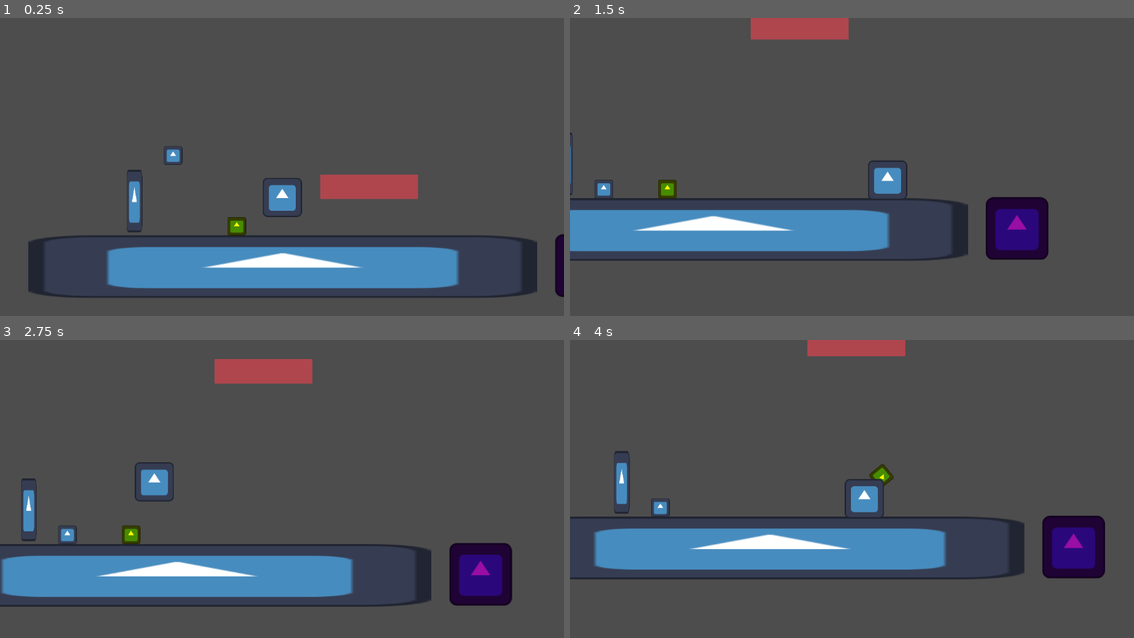
Above: before the commit, frames 1-4 (two rows, left to right).
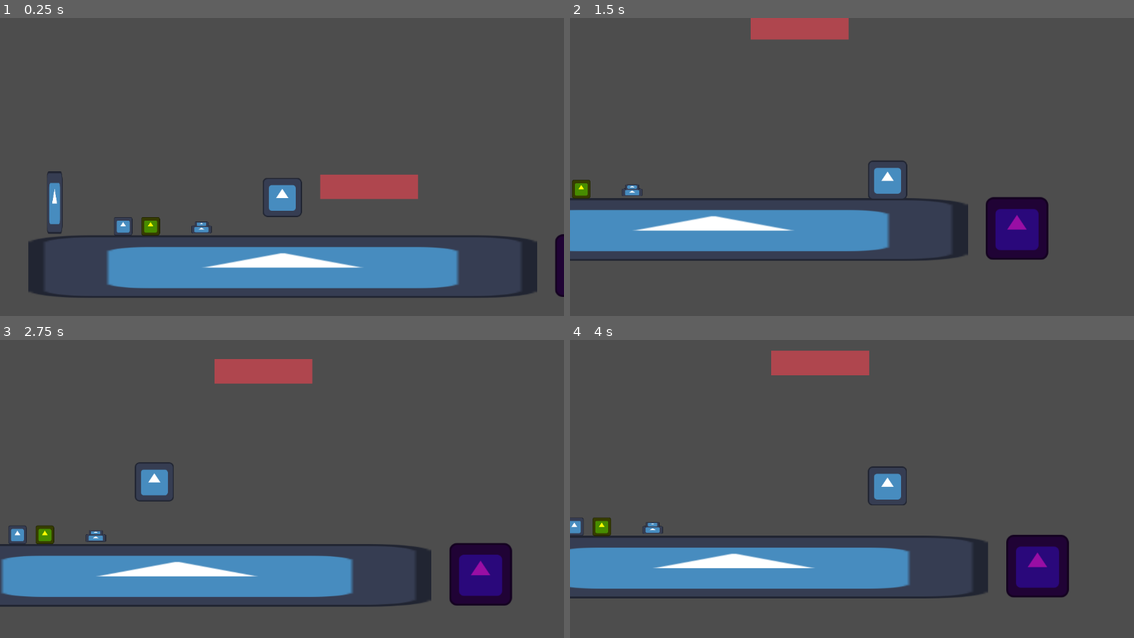
Above: after the commit, the same moments.

Repository: Monczak/warsztatyletni2025
Game: Godot game, scene res://src/Root.tscn
Same seed, same stepped clock (60 frames per second), same inputs: the game is played once before the commit and once after it. The engine's default icon, where the game draws it, is replaced by a stand-in: a white triangle on a blue panel in a dark square.
Inputs:
- Up to frame 1 (0.25 s): no input
- Up to frame 2 (1.5 s): hold Right (MoveRight) from 0.53 s (still down); tap Z (Interact) at 0.6, 1.35 s; tap Up (Jump) at 0.77 s
- Up to frame 3 (2.75 s): tap Up (Jump) at 1.52 s; release Right (MoveRight) at 2.03 s; hold Left (MoveLeft) from 2.03 s (still down); tap Z (Interact) at 2.1 s
- Up to frame 4 (4 s): release Left (MoveLeft) at 2.78 s; hold Right (MoveRight) from 2.78 s (still down); tap Z (Interact) at 2.85, 3.6 s; tap Up (Jump) at 3.02, 3.77 s

The runs differ from the first frame. In frame 1, 1.5% of the frame differs, in the area x 8-44%, y 43-73%; in frame 2, 0.7%; in frame 3, 1.1%; in frame 4, 19%, in the area x 0-95%, y 0-87%.

Commit message:
Add buttons

Diff:
--- a/src/Level.tscn
+++ b/src/Level.tscn
@@ -7,20 +7,19 @@
 [ext_resource type="PackedScene" uid="uid://qny4rb3ykp28" path="res://src/objects/Goo.tscn" id="5_t53vl"]
 [ext_resource type="PackedScene" uid="uid://b4xunxy4vkl0s" path="res://src/sosivo/prefabs/MovingPlatform.tscn" id="6_3ui4n"]
 [ext_resource type="PackedScene" uid="uid://ccmq77qe4la" path="res://src/objects/PeriodicTimer.tscn" id="7_8ss7w"]
-[ext_resource type="Script" path="res://src/resources/TimerConnection.gd" id="8_sslmq"]
 [ext_resource type="PackedScene" uid="uid://bxg270vntsouh" path="res://src/objects/Gate.tscn" id="9_60672"]
 [ext_resource type="PackedScene" uid="uid://d0qrg3rcskkx3" path="res://src/objects/Key.tscn" id="10_1k2cq"]
-[ext_resource type="Script" path="res://src/resources/KeyInteraction.gd" id="11_881yx"]
-
-[sub_resource type="Resource" id="Resource_wuw5a"]
-script = ExtResource("8_sslmq")
-interactable = NodePath("../MovingPlatform")
-mode = 2
-phase_shift = 0.0
+[ext_resource type="Script" path="res://src/resources/Interaction.gd" id="11_881yx"]
+[ext_resource type="PackedScene" uid="uid://yh50ob3gsxfb" path="res://src/objects/Button.tscn" id="12_ieepj"]
 
 [sub_resource type="Resource" id="Resource_gjcj3"]
 script = ExtResource("11_881yx")
 interactable = NodePath("../Gate")
+mode = 0
+
+[sub_resource type="Resource" id="Resource_8l63m"]
+script = ExtResource("11_881yx")
+interactable = NodePath("../MovingPlatform")
 mode = 0
 
 [node name="Level" type="Node2D"]
@@ -31,7 +30,7 @@
 scale = Vector2(8.12, 1)
 
 [node name="Box" parent="." instance=ExtResource("2_lc76d")]
-position = Vector2(-221, -69)
+position = Vector2(-323, 120)
 
 [node name="PlayerRespawnPoint" type="Node2D" parent="."]
 script = ExtResource("4_7pvq8")
@@ -46,11 +45,14 @@
 [node name="PeriodicTimer" parent="." instance=ExtResource("7_8ss7w")]
 position = Vector2(-115, 41)
 cycle_time = 5.0
-connections = Array[ExtResource("8_sslmq")]([SubResource("Resource_wuw5a")])
 
 [node name="Gate" parent="." instance=ExtResource("9_60672")]
-position = Vector2(-300, 82)
+position = Vector2(-463, 85)
 
 [node name="Key" parent="." instance=ExtResource("10_1k2cq")]
-position = Vector2(-91, 117)
+position = Vector2(-267, 121)
 interactions = Array[ExtResource("11_881yx")]([SubResource("Resource_gjcj3")])
+
+[node name="Button" parent="." instance=ExtResource("12_ieepj")]
+position = Vector2(-163, 140)
+interactions = Array[ExtResource("11_881yx")]([SubResource("Resource_8l63m")])
--- a/src/MonczakWorld.tscn
+++ b/src/MonczakWorld.tscn
@@ -6,6 +6,3 @@
 
 [node name="Camera2D" parent="." index="0" node_paths=PackedStringArray("target")]
 target = NodePath("../Player")
-
-[node name="Player" parent="." index="2"]
-jump_velocity = -600.0
--- a/src/SosivoWorld.tscn
+++ b/src/SosivoWorld.tscn
@@ -6,6 +6,3 @@
 
 [node name="Camera2D" parent="." index="0" node_paths=PackedStringArray("target")]
 target = NodePath("../Player")
-
-[node name="Player" parent="." index="2"]
-jump_velocity = -600.0
--- /dev/null
+++ b/src/objects/Button.gd
@@ -0,0 +1,58 @@
+extends StaticBody2D
+
+@export var button_force: float = 100.0
+@export var press_threshold: float = 10
+
+@export var interactions: Array[Interaction]
+
+@onready var moving_part: RigidBody2D = $MovingPart
+@onready var press_area: Area2D = $PressArea
+
+var _pressed := false
+var _pressing_objs := []
+
+var _orig_moving_part_pos
+var _state := false
+var _prev_state := false
+
+
+func trigger_interactions(turn_on: bool) -> void:
+    for interaction in interactions:
+        var interactable_obj: ObjectInteractable = get_node(interaction.interactable)
+        if turn_on != (interaction.mode == Interaction.InteractionMode.SetOff):
+            interactable_obj.OnInteraction()
+        else:
+            interactable_obj.OffInteraction()
+
+
+# Called when the node enters the scene tree for the first time.
+func _ready() -> void:
+    press_area.body_entered.connect(_on_press_area_entered)
+    press_area.body_exited.connect(_on_press_area_exited)
+    moving_part.set_can_sleep(false)
+    _orig_moving_part_pos = moving_part.position
+
+
+# Called every frame. 'delta' is the elapsed time since the previous frame.
+func _process(delta: float) -> void:
+    _pressed = len(_pressing_objs)
+
+    _state = moving_part.position.y - _orig_moving_part_pos.y > press_threshold
+    if _state and not _prev_state:
+        trigger_interactions(true)
+    elif not _state and _prev_state:
+        trigger_interactions(false)
+    _prev_state = _state
+
+
+func _on_press_area_entered(body: Node2D) -> void:
+    _pressing_objs.append(body)
+
+
+func _on_press_area_exited(body: Node2D) -> void:
+    _pressing_objs.erase(body)
+
+
+func _physics_process(delta: float) -> void:
+    var dir := Vector2.DOWN if _pressed else Vector2.UP
+    moving_part.apply_central_force(button_force * dir)
--- /dev/null
+++ b/src/objects/Button.tscn
@@ -0,0 +1,57 @@
+[gd_scene load_steps=6 format=3 uid="uid://yh50ob3gsxfb"]
+
+[ext_resource type="Texture2D" uid="uid://cabwwfn2u5qlb" path="res://icon.svg" id="1_1pseh"]
+[ext_resource type="Script" path="res://src/objects/Button.gd" id="1_oyj55"]
+
+[sub_resource type="RectangleShape2D" id="RectangleShape2D_djdu7"]
+size = Vector2(42, 16)
+
+[sub_resource type="RectangleShape2D" id="RectangleShape2D_wqd3i"]
+size = Vector2(28, 10)
+
+[sub_resource type="RectangleShape2D" id="RectangleShape2D_wxp0a"]
+size = Vector2(30, 20)
+
+[node name="Button" type="StaticBody2D"]
+collision_layer = 2
+collision_mask = 5
+script = ExtResource("1_oyj55")
+button_force = 4000.0
+
+[node name="Sprite2D" type="Sprite2D" parent="."]
+scale = Vector2(0.328125, 0.125)
+texture = ExtResource("1_1pseh")
+
+[node name="CollisionShape2D" type="CollisionShape2D" parent="."]
+shape = SubResource("RectangleShape2D_djdu7")
+
+[node name="MovingPart" type="RigidBody2D" parent="."]
+position = Vector2(0, -11)
+collision_layer = 2
+collision_mask = 5
+can_sleep = false
+lock_rotation = true
+contact_monitor = true
+max_contacts_reported = 10
+
+[node name="Sprite2D" type="Sprite2D" parent="MovingPart"]
+scale = Vector2(0.21875, 0.078125)
+texture = ExtResource("1_1pseh")
+
+[node name="CollisionShape2D" type="CollisionShape2D" parent="MovingPart"]
+shape = SubResource("RectangleShape2D_wqd3i")
+
+[node name="GrooveJoint2D" type="GrooveJoint2D" parent="."]
+rotation = -3.14159
+node_a = NodePath("..")
+node_b = NodePath("../MovingPart")
+length = 10.0
+initial_offset = 10.0
+
+[node name="PressArea" type="Area2D" parent="."]
+collision_layer = 2
+collision_mask = 5
+
+[node name="CollisionShape2D" type="CollisionShape2D" parent="PressArea"]
+position = Vector2(0, -13)
+shape = SubResource("RectangleShape2D_wxp0a")
--- a/src/objects/Key.gd
+++ b/src/objects/Key.gd
@@ -1,7 +1,7 @@
 extends PlayerInteractable
 
 
-@export var interactions: Array[KeyInteraction]
+@export var interactions: Array[Interaction]
 
 
 func _ready() -> void:
@@ -16,8 +16,8 @@
         var interactable_obj: ObjectInteractable = get_node(interaction.interactable)
         if body == interactable_obj:
             match interaction.mode:
-                KeyInteraction.InteractionMode.SetOn:
+                Interaction.InteractionMode.SetOn:
                     interactable_obj.OnInteraction()
-                KeyInteraction.InteractionMode.SetOff:
+                Interaction.InteractionMode.SetOff:
                     interactable_obj.OffInteraction()
             return
--- a/src/resources/KeyInteraction.gd
+++ b/src/resources/Interaction.gd
@@ -1,5 +1,5 @@
 extends Resource
-class_name KeyInteraction
+class_name Interaction
 
 enum InteractionMode { SetOn, SetOff }
 
